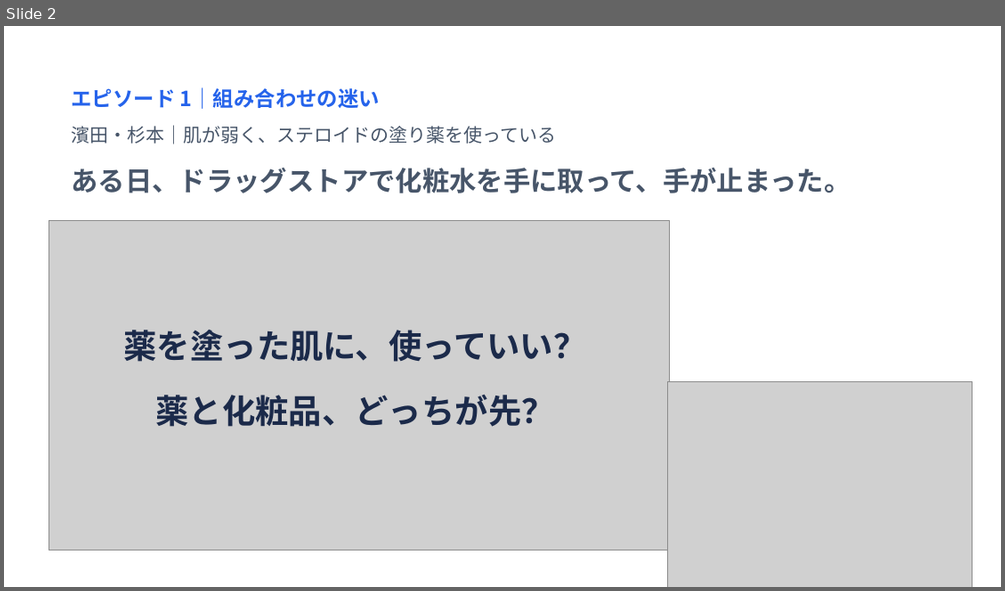
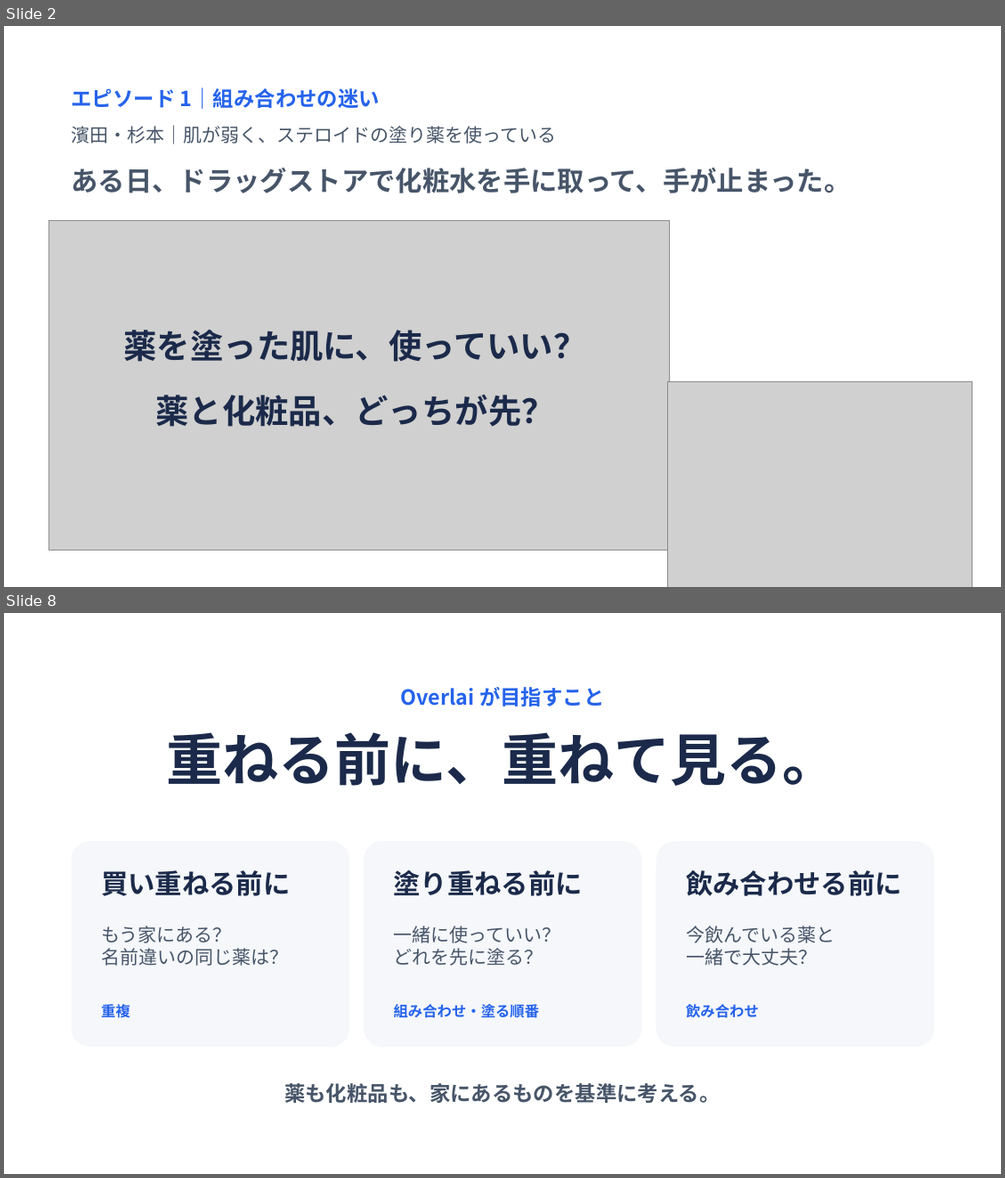
Before and after one commit to John-Frusciante/overlai, a slide deck: docs/ピッチ/Overlai_本選ピッチ.pptx. Shown one above the other, each under a label of ours: slide 2 before the commit, slides 2 and 8 after it; the slides between them are not shown. The pictures are 1005x591 and 1005x1178 pixels, drawn with LibreOffice and Linux fonts; fonts in the diff are those of the drawing; grey boxes stand for pictures. Boxes give left, top, right and bottom in pixels: in the first picture for what was removed or moved away, otherwise in the second. Text is boxed around its words. In the diff, an @@ line names an element or a change of style, - is before the commit and + after.

```diff
--- a/docs/ピッチ/Overlai_本選ピッチ.pptx
+++ b/docs/ピッチ/Overlai_本選ピッチ.pptx
@@ slide 8 added at bbox=[4, 613, 1001, 1174], background #FFFFFF @@
@@ text added at bbox=[401, 687, 604, 706], 20 pt, text #2563EB, bold @@
+Overlai が目指すこと
@@ text added at bbox=[167, 732, 838, 786], 54 pt, text #1B2A4A, bold @@
+重ねる前に、重ねて見る。
@@ rounded rectangle added at bbox=[72, 841, 349, 1046], fill #F5F7FA @@
@@ rounded rectangle added at bbox=[364, 841, 642, 1046], fill #F5F7FA @@
@@ rounded rectangle added at bbox=[656, 841, 934, 1046], fill #F5F7FA @@
@@ text added at bbox=[101, 870, 290, 896], 26 pt, text #1B2A4A, bold @@
+買い重ねる前に
@@ text added at bbox=[394, 870, 582, 896], 26 pt, text #1B2A4A, bold @@
+塗り重ねる前に
@@ text added at bbox=[686, 870, 902, 896], 26 pt, text #1B2A4A, bold @@
+飲み合わせる前に
@@ text added at bbox=[101, 925, 288, 965], 18 pt, text #475569 @@
+もう家にある？
+名前違いの同じ薬は？
@@ text added at bbox=[394, 925, 561, 965], 18 pt, text #475569 @@
+一緒に使っていい？
+どれを先に塗る？
@@ text added at bbox=[686, 925, 834, 965], 18 pt, text #475569 @@
+今飲んでいる薬と
+一緒で大丈夫？
@@ text added at bbox=[101, 1001, 130, 1021], 14 pt, text #2563EB, bold @@
+重複
@@ text added at bbox=[394, 1004, 540, 1018], 14 pt, text #2563EB, bold @@
+組み合わせ・塗る順番
@@ text added at bbox=[686, 1004, 759, 1018], 14 pt, text #2563EB, bold @@
+飲み合わせ
@@ text added at bbox=[284, 1083, 720, 1103], 20 pt, text #475569, bold @@
+薬も化粧品も、家にあるものを基準に考える。
```
Also in this commit, not shown: 7 slides changed, 6 other files.
